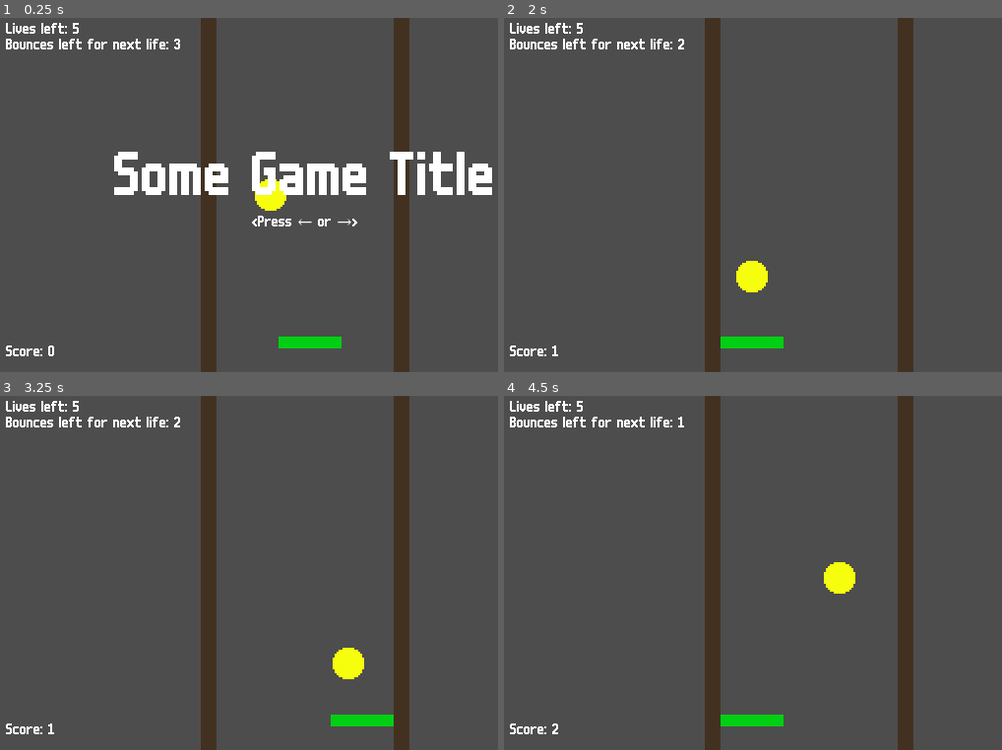
Above: before the commit, frames 1-4 (two rows, left to right).
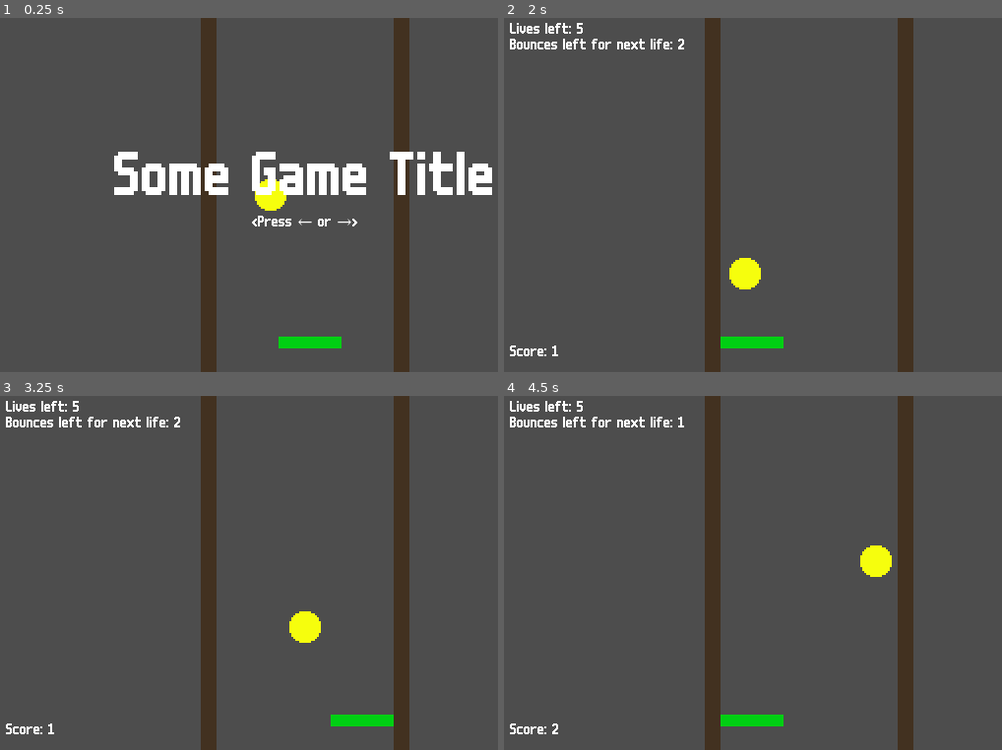
Above: after the commit, the same moments.

Repository: YannVeld/LD60
Game: Godot game, scene res://main.tscn
Same seed, same stepped clock (60 frames per second), same inputs: the game is played once before the commit and once after it.
Inputs:
- Up to frame 1 (0.25 s): no input
- Up to frame 2 (2 s): tap Enter at 0.5 s; hold Right (move_right) 0.53-1.28 s; tap R (reroll) at 0.6 s; hold Left (move_left) from 1.28 s (still down); tap 1 at 1.35 s
- Up to frame 3 (3.25 s): release Left (move_left) at 2.03 s; hold Right (move_right) from 2.03 s (still down); tap 2 at 2.1 s; tap 3 at 2.85 s
- Up to frame 4 (4.5 s): release Right (move_right) at 3.53 s; hold Left (move_left) from 3.53 s (still down); tap 4 at 3.6 s; tap 5 at 4.35 s

The runs differ from the first frame. In frame 1, 0.7% of the frame differs, in the area x 1-37%, y 1-96%; in frame 2, 0.3%; in frame 3, 0.9%, in the area x 58-74%, y 60-80%; in frame 4, 0.9%.

Commit message:
Made bat collision be slightly diagonal

Diff:
--- /dev/null
+++ b/Scenes/bat.tscn
@@ -0,0 +1,27 @@
+[gd_scene format=3 uid="uid://wyv7mmxml47"]
+
+[ext_resource type="Script" uid="uid://b23buabh3sigj" path="res://Scripts/bat.gd" id="1_wt6c1"]
+[ext_resource type="Resource" uid="uid://bmmc64lrnyhh8" path="res://gameProperties.tres" id="2_50dnf"]
+[ext_resource type="Texture2D" uid="uid://bmauc48gxglmh" path="res://Sprites/greenSquare.png" id="3_mqh3e"]
+
+[sub_resource type="PhysicsMaterial" id="PhysicsMaterial_1bvp3"]
+friction = 0.0
+bounce = 1.0
+
+[sub_resource type="ConvexPolygonShape2D" id="ConvexPolygonShape2D_y36tb"]
+points = PackedVector2Array(1.4305115e-06, 32, -4.9999986, 30, -8.999999, 27, -10.999999, 23, -12, 5.2453663e-07, -11.000001, -23, -9.000001, -27, -5, -30, 0, -32)
+
+[node name="Bat" type="StaticBody2D" unique_id=302170426]
+collision_mask = 3
+physics_material_override = SubResource("PhysicsMaterial_1bvp3")
+script = ExtResource("1_wt6c1")
+gameProperties = ExtResource("2_50dnf")
+
+[node name="Sprite2D" type="Sprite2D" parent="." unique_id=1968301975]
+scale = Vector2(4, 0.75)
+texture = ExtResource("3_mqh3e")
+
+[node name="CollisionShape2D" type="CollisionShape2D" parent="." unique_id=516263905]
+position = Vector2(0, 6)
+rotation = 1.5707964
+shape = SubResource("ConvexPolygonShape2D_y36tb")
--- a/Scripts/bat.gd
+++ b/Scripts/bat.gd
@@ -19,11 +19,11 @@
 	_set_bat_width()
 
 func _set_bat_width():
-	var _shape: CapsuleShape2D = _bat_shape.shape
-	_shape.height = gameProperties.bat_width
-
 	var _sprite_width = _bat_sprite.texture.get_width()
 	_bat_sprite.scale.x = gameProperties.bat_width / _sprite_width
+	_bat_shape.scale.y = gameProperties.bat_width / (4*_sprite_width)
+
+
 
 # Called every frame. 'delta' is the elapsed time since the previous frame.
 func _process(delta: float) -> void:
--- a/Scripts/ui_manager.gd
+++ b/Scripts/ui_manager.gd
@@ -32,10 +32,11 @@
 	var _width: float = get_viewport_rect().size.x
 	var _height: float = get_viewport_rect().size.y
 
-	draw_string(font, Vector2(16,16), "Lives left: " + str(livesManager.lives_left))
-	draw_string(font, Vector2(16,32), "Bounces left for next life: " + str(gameProperties.bounce_count_for_life_gain - livesManager.bounces_since_fail))
+	if not livesManager.waiting_to_begin:
+		draw_string(font, Vector2(16,16), "Lives left: " + str(livesManager.lives_left))
+		draw_string(font, Vector2(16,32), "Bounces left for next life: " + str(gameProperties.bounce_count_for_life_gain - livesManager.bounces_since_fail))
 
-	draw_string(font, Vector2(16,_height-16), "Score: " + str(ballManager.bat_bounce_count))
+		draw_string(font, Vector2(16,_height-16), "Score: " + str(ballManager.bat_bounce_count))
 
 
 
--- a/main.tscn
+++ b/main.tscn
@@ -3,9 +3,7 @@
 [ext_resource type="Script" uid="uid://m635jmgkti5n" path="res://Scripts/lives_manager.gd" id="1_2cqfq"]
 [ext_resource type="Script" uid="uid://dlj1b61wwimo4" path="res://Scripts/upgrade_manager.gd" id="1_5vw27"]
 [ext_resource type="Script" uid="uid://bu4nldx3qc3lq" path="res://Scripts/ui_manager.gd" id="1_yaehf"]
-[ext_resource type="Texture2D" uid="uid://bmauc48gxglmh" path="res://Sprites/greenSquare.png" id="2_h2yge"]
 [ext_resource type="Resource" uid="uid://bmmc64lrnyhh8" path="res://gameProperties.tres" id="2_lquwl"]
-[ext_resource type="Script" uid="uid://b23buabh3sigj" path="res://Scripts/bat.gd" id="3_1bvp3"]
 [ext_resource type="FontFile" uid="uid://d2o7wdvha7hjv" path="res://Fonts/m6x11.ttf" id="3_074og"]
 [ext_resource type="Texture2D" uid="uid://ctafehlq1f6dw" path="res://Sprites/brownBlock.png" id="3_h2yge"]
 [ext_resource type="Script" uid="uid://2gq5mgmrcttn" path="res://Scripts/upgrade.gd" id="3_w48qg"]
@@ -21,6 +19,7 @@
 [ext_resource type="Resource" uid="uid://de78c7ioffkux" path="res://Upgrades/decrease_max_lives.tres" id="11_getpj"]
 [ext_resource type="Resource" uid="uid://cognj44vigmkg" path="res://Upgrades/increase_bat_boost.tres" id="14_ryguw"]
 [ext_resource type="Resource" uid="uid://toycg2i38jjm" path="res://Upgrades/increase_bounce_count_for_life_gain.tres" id="15_d13ii"]
+[ext_resource type="PackedScene" uid="uid://wyv7mmxml47" path="res://Scenes/bat.tscn" id="20_82xsv"]
 
 [sub_resource type="PhysicsMaterial" id="PhysicsMaterial_0xm2m"]
 friction = 0.0
@@ -29,14 +28,6 @@
 
 [sub_resource type="WorldBoundaryShape2D" id="WorldBoundaryShape2D_sifc0"]
 normal = Vector2(0, 1)
-
-[sub_resource type="PhysicsMaterial" id="PhysicsMaterial_1bvp3"]
-friction = 0.0
-bounce = 1.0
-
-[sub_resource type="CapsuleShape2D" id="CapsuleShape2D_1bvp3"]
-radius = 12.0
-height = 64.0
 
 [sub_resource type="WorldBoundaryShape2D" id="WorldBoundaryShape2D_cx551"]
 distance = 34.0
@@ -97,21 +88,8 @@
 scale = Vector2(32, 1)
 texture = ExtResource("3_h2yge")
 
-[node name="Bat" type="StaticBody2D" parent="." unique_id=1031534249]
+[node name="Bat" parent="." unique_id=302170426 instance=ExtResource("20_82xsv")]
 position = Vector2(325, 330)
-collision_mask = 3
-physics_material_override = SubResource("PhysicsMaterial_1bvp3")
-script = ExtResource("3_1bvp3")
-gameProperties = ExtResource("2_lquwl")
-
-[node name="Sprite2D" type="Sprite2D" parent="Bat" unique_id=829826266]
-scale = Vector2(4, 0.75)
-texture = ExtResource("2_h2yge")
-
-[node name="CollisionShape2D" type="CollisionShape2D" parent="Bat" unique_id=881752591]
-position = Vector2(0, 6)
-rotation = 1.5707964
-shape = SubResource("CapsuleShape2D_1bvp3")
 
 [node name="OutArea" type="Area2D" parent="." unique_id=244651015]
 position = Vector2(324, 427.64)
